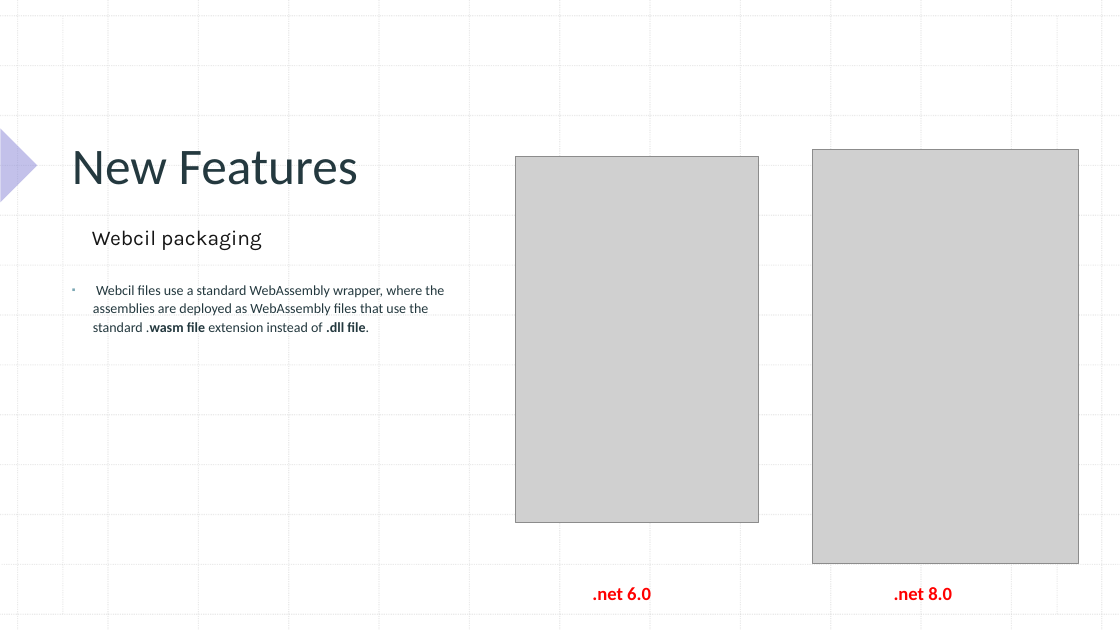
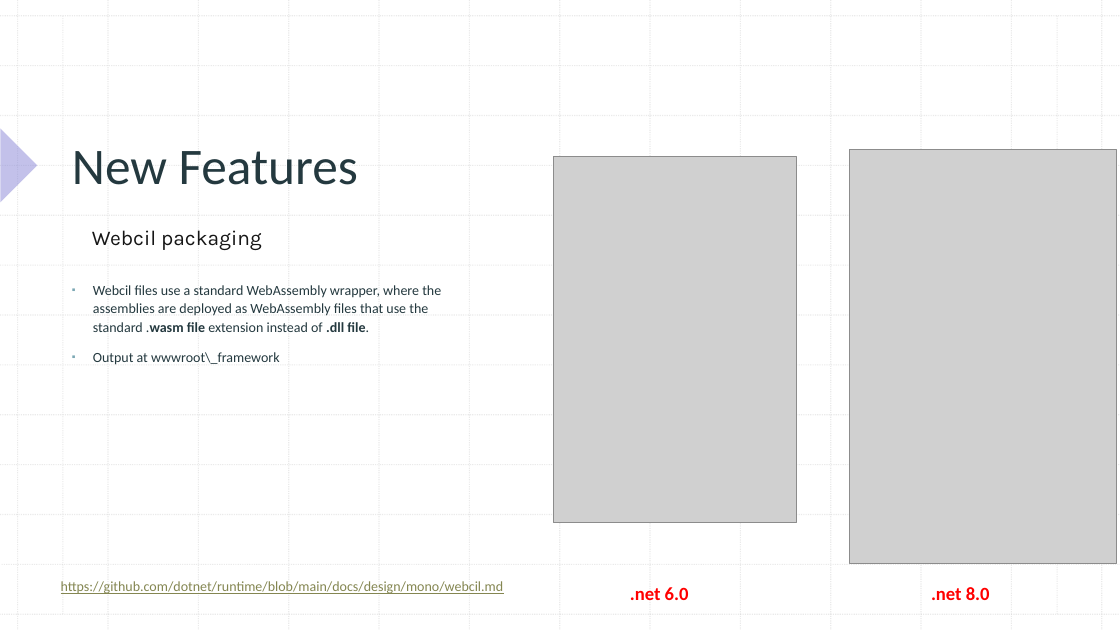
Before and after one commit to xccu/NetCore-Demo, a slide deck: slide 24 of Blazor in .net 8.pptx. Drawn at 1120x630 pixels with LibreOffice and Linux fonts; fonts in the diff are those of the drawing; grey boxes stand for pictures. Boxes give left, top, right and bottom in pixels: in the first picture for what was removed or moved away, otherwise in the second. Text is boxed around its words. In the diff, an @@ line names an element or a change of style, - is before the commit and + after.

Commit message:
upload ppt

```diff
--- a/Blazor in .net 8.pptx
+++ b/Blazor in .net 8.pptx
@@ text at (x1=93, y1=352, x2=280, y2=365): paragraph added @@
+▪ Output at wwwroot\_framework
@@ text added at (x1=61, y1=581, x2=504, y2=594), 12 pt, text #848651, underline @@
+https://github.com/dotnet/runtime/blob/main/docs/design/mono/webcil.md
@@ text ".net 6.0" moved from (x1=592, y1=587, x2=651, y2=600) to (x1=630, y1=587, x2=689, y2=600) @@
@@ 2 pictures, 1 text moved together from (x1=516, y1=150, x2=1080, y2=600) to (x1=553, y1=150, x2=1117, y2=600) @@
```
Also in this commit, not shown: 1 other slide changed, 1 slide added, 5 other files.
